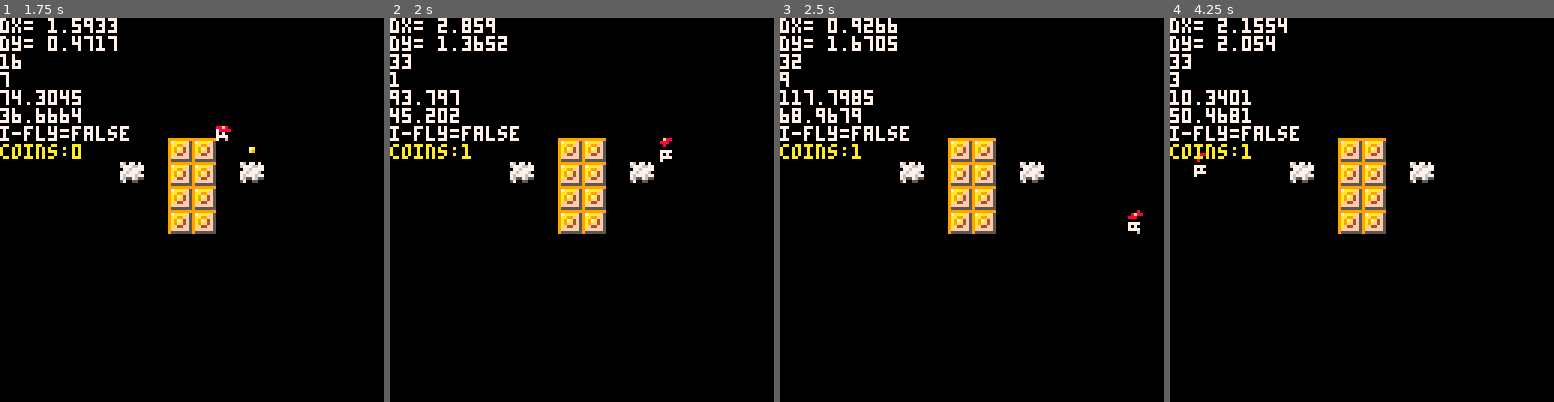
Above: before the commit, frames 1-4 (left to right).
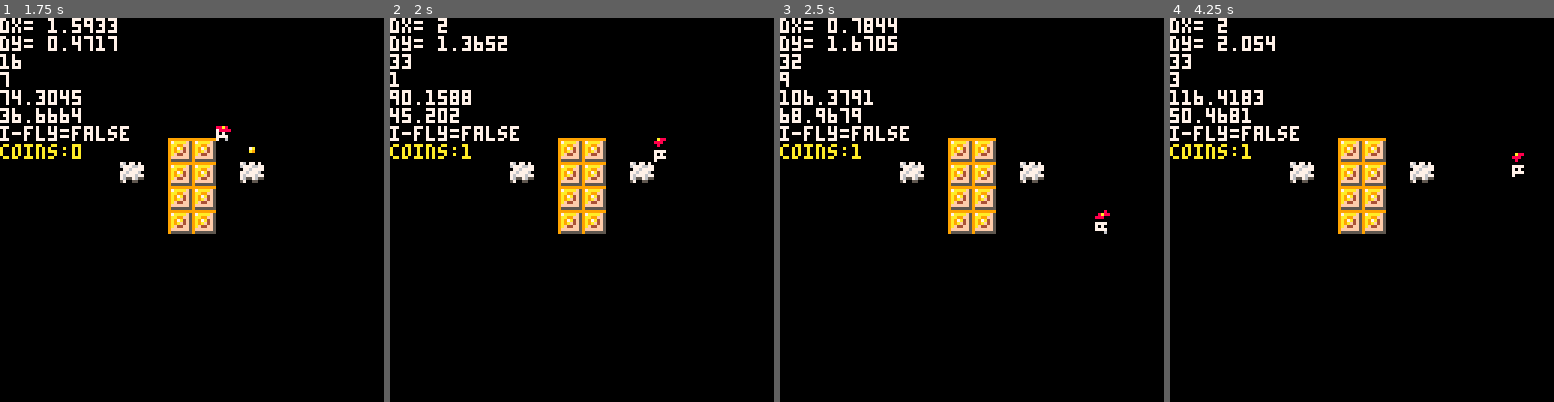
Above: after the commit, the same moments.

Repository: Caprpar/elgringo-8
Game: PICO-8 cartridge pico8-music.p8
The game is run twice, just before and just after one commit, with the same random seed, the same clock (stepped at 60 frames per second) and the same inputs.
Inputs:
- Up to frame 1 (1.75 s): tap O (Z key) at 0.7, 1.7 s; hold Right from 1.6 s (still down)
- Up to frame 2 (2 s): keep holding Right
- Up to frame 3 (2.5 s): release Right at 2.1 s; tap O (Z key) at 2.1 s; hold Up 2.15-2.42 s; hold Right from 2.47 s (still down)
- Up to frame 4 (4.25 s): tap O (Z key) every 0.4 s from 2.5 to 4.1 s; release Right at 3.03 s; hold Left 3.08-3.58 s; hold Down 3.63-3.97 s; hold Right from 4.02 s (still down)

Frame 1 is identical in both runs. In frame 2, 0.6% of the frame differs, in the area x 3-74%, y 0-38%; in frame 3, 0.5%; in frame 4, 0.8%, in the area x 3-93%, y 0-42%.

Commit message:
added clamping function, and switched mid to clamp

Diff:
--- a/pico8-music.p8
+++ b/pico8-music.p8
@@ -13,10 +13,12 @@
 		dy=0,--delta_y
 		w=3,--width added from x
 		h=4,--height added from y
-		max_dx=3,
-		max_dy=3,
+		max_dx=2,
+		max_dy=3,-- used before, now:
+		max_gravity=3,
+		max_jump=6,
 		acc=0.5,--acceleration
-		boost=100,--jump_value
+		boost=10,--jump_value
 		fliped=false,
 		sp=1,
 		running=false,
@@ -86,17 +88,16 @@
 		inffly = not inffly
 	end
 
-	-- update player cords --
-
-	player.dx=mid(
+	-- clamp speeds --
+
+	player.dx=clamp(player.dx,
 	-player.max_dx,
-	player.dx,
 	player.max_dx)
 
-	player.dy=mid(
-	-player.max_dy,
+	player.dy=clamp(
 	player.dy,
-	player.max_dy)
+	-player.max_jump,
+	player.max_gravity)
 
 	-- collision calculation
 	if cmap((player.x + player.dx),
@@ -267,6 +266,18 @@
 		end
 	end
 	return col
+end
+-->8
+-- helper functions
+
+function clamp(val, mi, ma)
+	if (mi > val) then
+		val = mi
+	end
+	if (val > ma) then
+		val = ma
+	end
+	return val
 end
 __gfx__
 00000000000000000000000000000000000000000000000000000000000000000000000000000000000000000000000000000000000000000000000000000000
